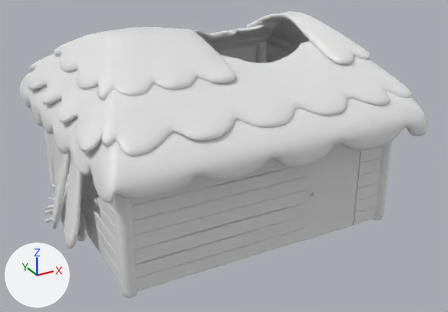
What one commit did to the FBX model plipplop/Assets/Meshes/Environment/Batiments/KM_Ballon01.fbx.
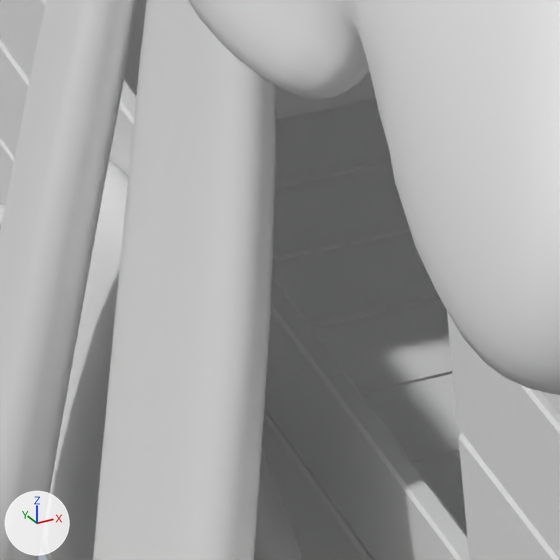
The first picture shows the older version from a 50 mm camera at (-0.0589, -0.1141, 0.0675) aimed at (0.0009, -0.0052, 0.0131). The close-ups show both versions on the part from 12% to 24% of the width and 53% to 70% of the height of that picture; other places that the commit changed are outside them. The axes (+X, +Y, +Z) are drawn at lower left. The lights are the same throughout. Where no turn or scale is listed for an object, it has been applied to the vertices.
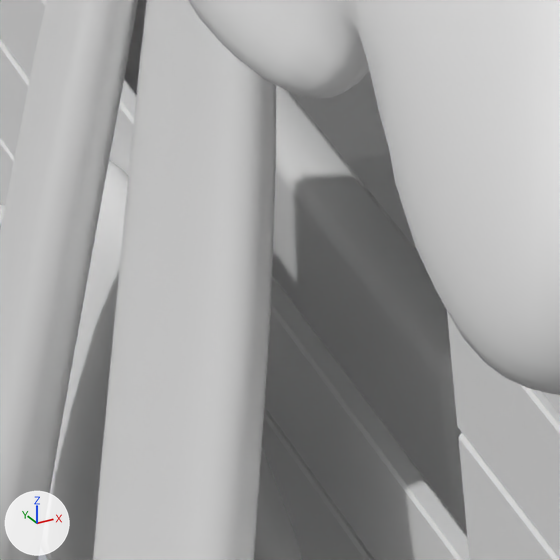
Boxes [x1, y1, x2, y2] around the edits, measured in the close-ups (560 x 560 px):
'Cube.407', added: after [124, 0, 467, 535]
'Cube.389', unchanged, covered by the edit: before [272, 231, 440, 329]
'Cube.379', unchanged, covered by the edit: before [273, 164, 410, 262]
'Cube.391', unchanged, covered by the edit: before [313, 299, 452, 395]
'Cube.166', unchanged, covered by the edit: before [275, 99, 392, 189]

Edits to the bpy script that builds the scene:
```text
Add me_cube_491_1:
    me_cube_491_1.from_pydata(...)  # 88 vertices, 90 faces; spans x -0.0057..0.0094, y -0.016..0.0109, z 0.0..0.0081
Add ob_cube_407:
    ob_cube_407 = bpy.data.objects.new('Cube.407', me_cube_491_1)
    ob_cube_407.location = (-0.02181, 0.01182, 0.00088)
```
